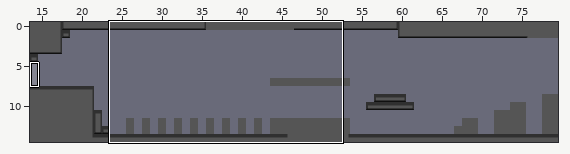
A LDtk project gets an edit: assets/world.ldtk. The first picture is a wide view before the edit; the outline marks the close-up.
Close-up. The starting point:
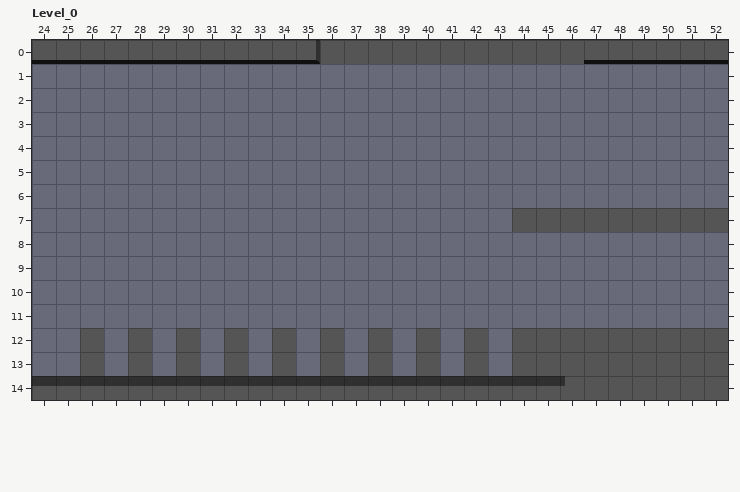
Cells are 16x16 px. Shown: Level_0 x 24..52, y 0..14. The commit also changed other parts of the map, which this record leaves out.
Once edited:
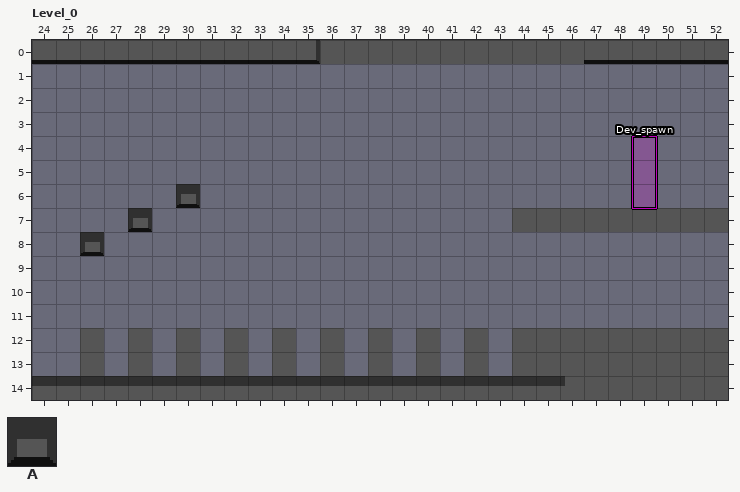
Key: from "FineTerrain": A 42.
_ is an empty cell.
Objects are placed by their top-left corner, in cells (3,4 is the top-left corner of cell 3,4); size is 1x1 cell unless given.
From old to new:
Layer "Terrain_fine":
y 6: x 30 _ -> A
y 7: x 28 _ -> A
y 8: x 26 _ -> A
Layer "Objects":
added: "Dev_spawn" rectangle at 49,4 size 1x3
